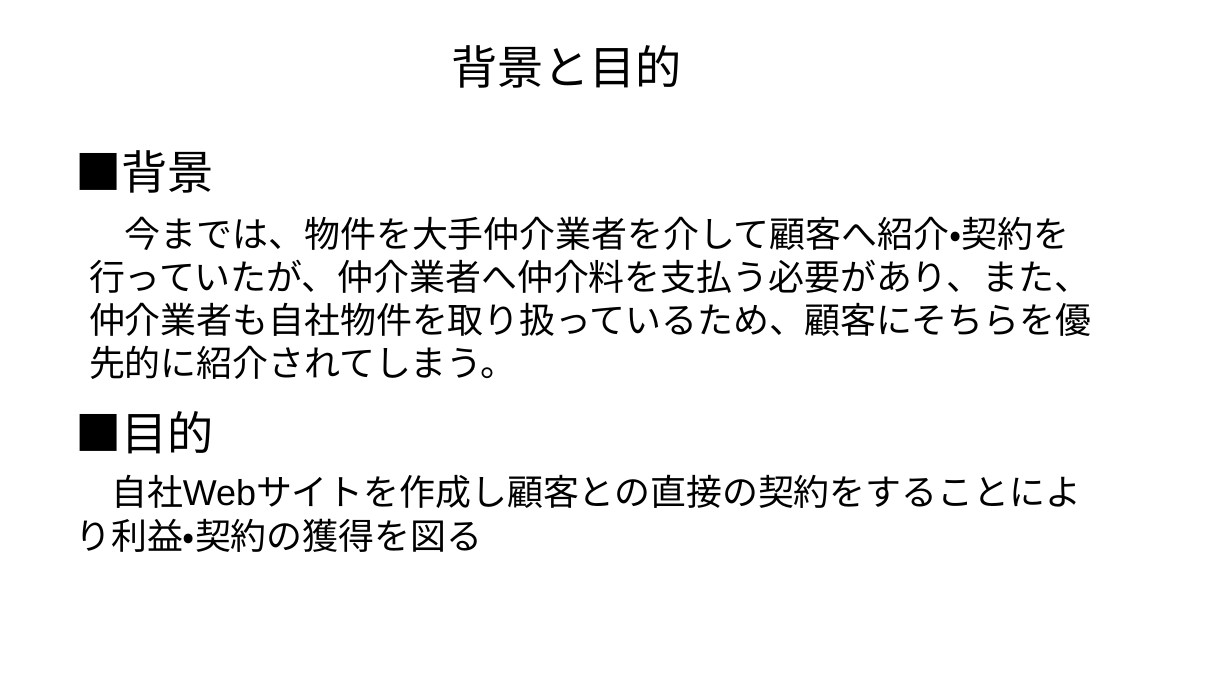
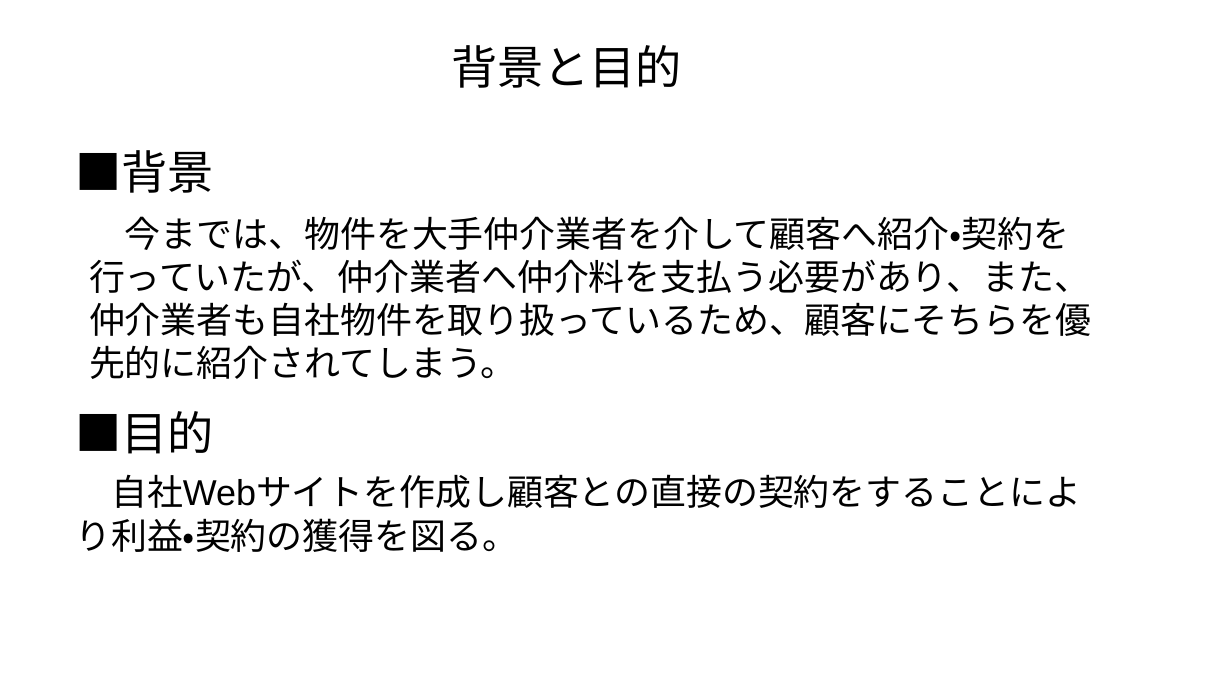
Before and after one commit to akikun918/apart, a slide deck: slide 2 of 要件定義書.pptx. Drawn at 1232x693 pixels with LibreOffice and Linux fonts; fonts in the diff are those of the drawing. Boxes give left, top, right and bottom in pixels: in the first picture for what was removed or moved away, otherwise in the second. Text is boxed around its words. In the diff, an @@ line names an element or a change of style, - is before the commit and + after.

```diff
--- a/要件定義書.pptx
+++ b/要件定義書.pptx
@@ text at (75,474,1081,552): text changed @@
-自社Webサイトを作成し顧客との直接の契約をすることにより利益・契約の獲得を図る
+自社Webサイトを作成し顧客との直接の契約をすることにより利益・契約の獲得を図る。
```
Also in this commit, not shown: 1 other slide changed, 1 slide added.
